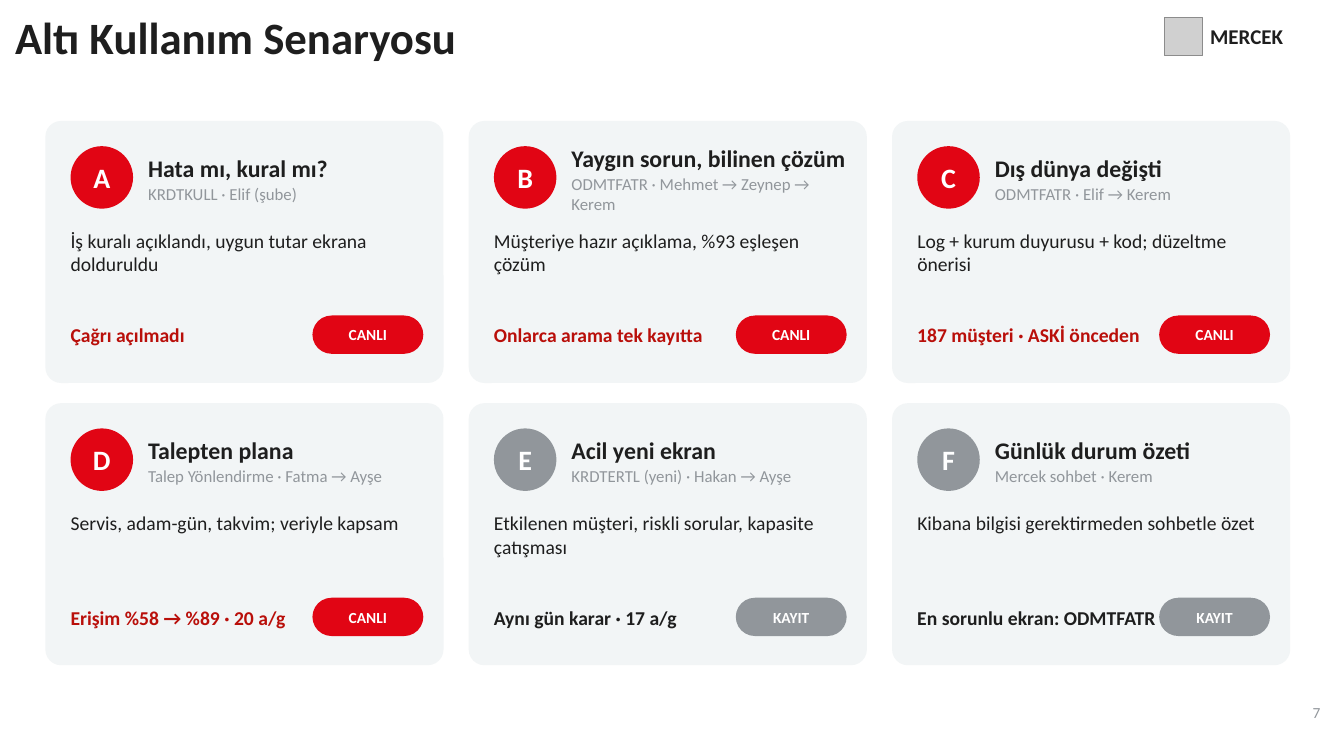
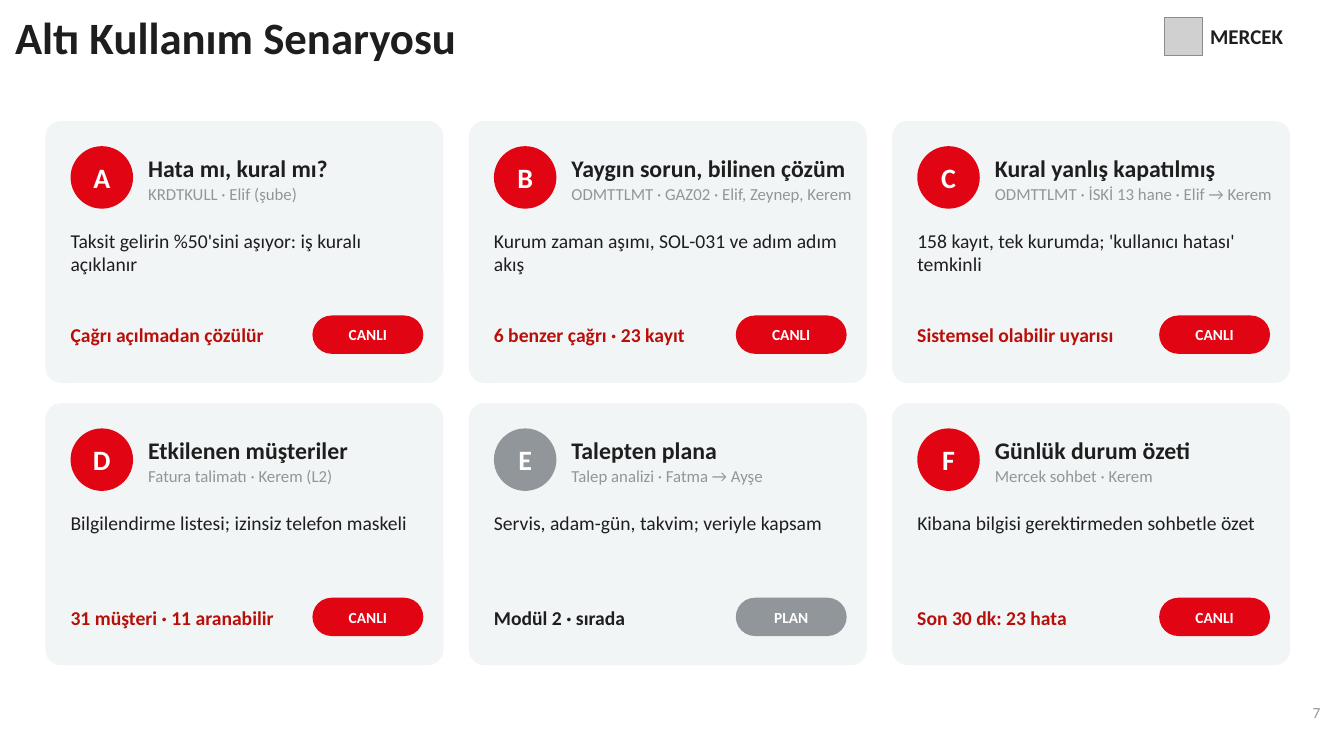
Before and after one commit to SeyhanAmasyalii/ZTHackathonStudyWithData, a slide deck: slide 7 of presentation/Mercek_AI_Overflow_Sunum.pptx. Drawn at 1344x756 pixels with LibreOffice and Linux fonts; fonts in the diff are those of the drawing; grey boxes stand for pictures; background and template pictures are left out. Boxes give left, top, right and bottom in pixels: in the first picture for what was removed or moved away, otherwise in the second. Text is boxed around its words. In the diff, an @@ line names an element or a change of style, - is before the commit and + after.

```diff
--- a/presentation/Mercek_AI_Overflow_Sunum.pptx
+++ b/presentation/Mercek_AI_Overflow_Sunum.pptx
@@ text at (x1=995, y1=160, x2=1272, y2=200): text changed @@
-Dış dünya değişti
-ODMTFATR · Elif → Kerem
+Kural yanlış kapatılmış
+ODMTTLMT · İSKİ 13 hane · Elif → Kerem
@@ text at (x1=571, y1=188, x2=851, y2=203): text changed @@
-ODMTFATR · Mehmet → Zeynep → Kerem
+ODMTTLMT · GAZ02 · Elif, Zeynep, Kerem
@@ text at (x1=71, y1=234, x2=361, y2=275): text changed @@
-İş kuralı açıklandı, uygun tutar ekrana dolduruldu
+Taksit gelirin %50'sini aşıyor: iş kuralı açıklanır
@@ text at (x1=494, y1=234, x2=837, y2=275): text changed @@
-Müşteriye hazır açıklama, %93 eşleşen çözüm
+Kurum zaman aşımı, SOL-031 ve adım adım akış
@@ text at (x1=917, y1=234, x2=1235, y2=271): text changed @@
-Log + kurum duyurusu + kod; düzeltme önerisi
+158 kayıt, tek kurumda; 'kullanıcı hatası' temkinli
@@ text at (x1=71, y1=328, x2=263, y2=346): text changed @@
-Çağrı açılmadı
+Çağrı açılmadan çözülür
@@ text at (x1=494, y1=328, x2=684, y2=346): text changed @@
-Onlarca arama tek kayıtta
+6 benzer çağrı · 23 kayıt
@@ text at (x1=917, y1=328, x2=1114, y2=345): text changed @@
-187 müşteri · ASKİ önceden
+Sistemsel olabilir uyarısı
@@ text at (x1=148, y1=442, x2=348, y2=484): text changed @@
-Talepten plana
-Talep Yönlendirme · Fatma → Ayşe
+Etkilenen müşteriler
+Fatura talimatı · Kerem (L2)
@@ text at (x1=571, y1=442, x2=763, y2=485): text changed @@
-Acil yeni ekran
-KRDTERTL (yeni) · Hakan → Ayşe
+Talepten plana
+Talep analizi · Fatma → Ayşe
@@ ellipse at (x1=918, y1=429, x2=980, y2=491): fill #91969B to #E10514 @@
@@ text at (x1=71, y1=516, x2=407, y2=534): text changed @@
-Servis, adam-gün, takvim; veriyle kapsam
+Bilgilendirme listesi; izinsiz telefon maskeli
@@ text at (x1=494, y1=516, x2=822, y2=534): text changed @@
-Etkilenen müşteri, riskli sorular, kapasite çatışması
+Servis, adam-gün, takvim; veriyle kapsam
@@ rounded rectangle at (x1=1159, y1=598, x2=1270, y2=636): fill #91969B to #E10514 @@
@@ text at (x1=71, y1=611, x2=274, y2=629): text changed @@
-Erişim %58 → %89 · 20 a/g
+31 müşteri · 11 aranabilir
@@ text at (x1=494, y1=611, x2=625, y2=625): text changed @@
-Aynı gün karar · 17 a/g
+Modül 2 · sırada
@@ text at (x1=774, y1=613, x2=808, y2=623): text changed @@
-KAYIT
+PLAN
@@ text at (x1=917, y1=611, x2=1066, y2=625): text changed; text colour #1E1E1E to #B90F0A @@
-En sorunlu ekran: ODMTFATR
+Son 30 dk: 23 hata
@@ text at (x1=1195, y1=613, x2=1233, y2=623): text changed @@
-KAYIT
+CANLI
```
Also in this commit, not shown: 4 other slides changed, 1 slide added, 1 slide removed, 2 other files.
